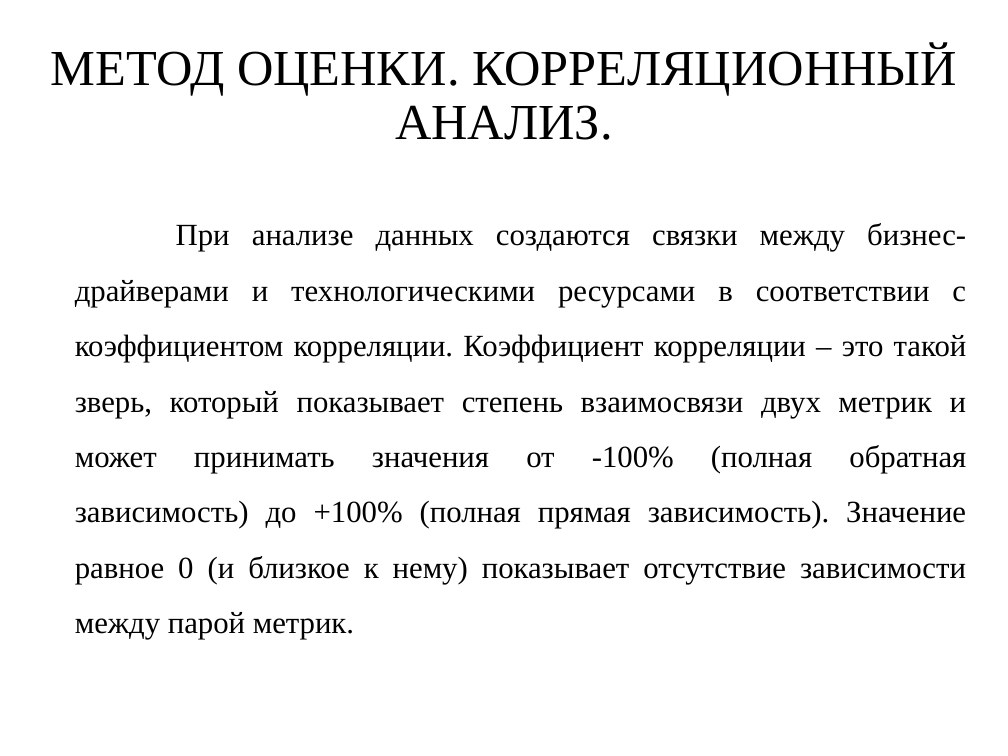
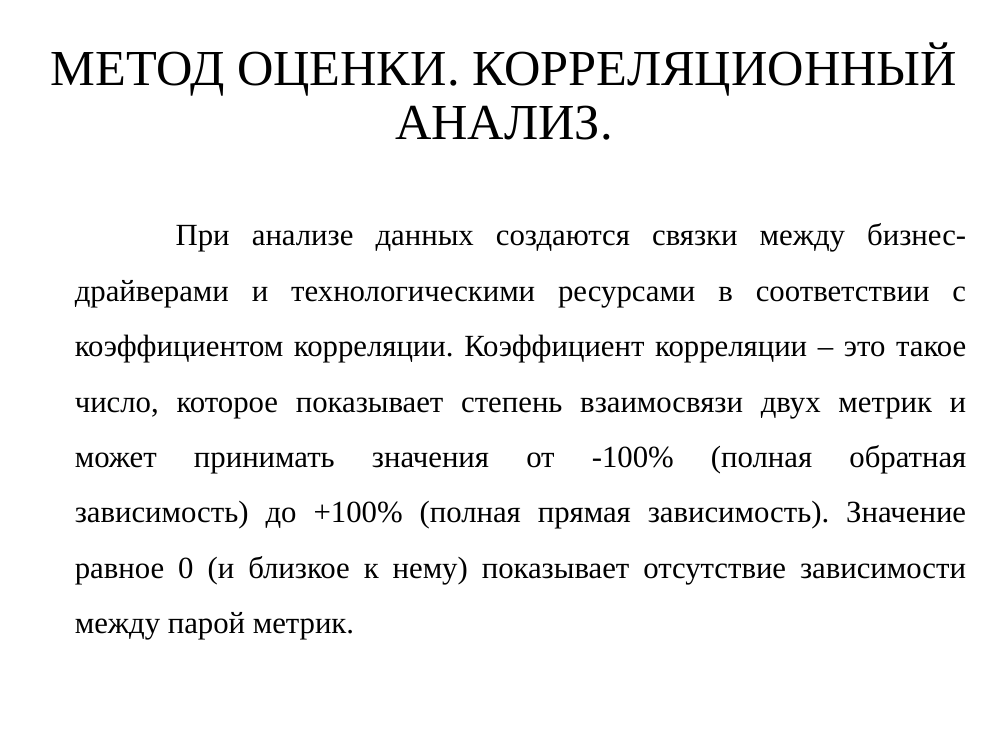
Before and after one commit to RAdKuzur/ASTU, a slide deck: slide 12 of Реферат Морозов/Презентация Реферат Морозов.odp. Drawn at 1008x756 pixels with LibreOffice and Linux fonts; fonts in the diff are those of the drawing; background and template pictures are left out. Boxes give left, top, right and bottom in pixels: in the first picture for what was removed or moved away, otherwise in the second. Text is boxed around its words. In the diff, an @@ line names an element or a change of style, - is before the commit and + after.

```diff
--- a/Реферат Морозов/Презентация Реферат Морозов.odp
+++ b/Реферат Морозов/Презентация Реферат Морозов.odp
@@ text at box(75, 223, 966, 639): text changed @@
-При анализе данных создаются связки между бизнес-драйверами и технологическими ресурсами в соответствии с коэффициентом корреляции. Коэффициент корреляции ‒ это такой зверь, который показывает степень взаимосвязи двух метрик и может принимать значения от -100% (полная обратная зависимость) до +100% (полная прямая зависимость). Значение равное 0 (и близкое к нему) показывает отсутствие зависимости между парой метрик.
+При анализе данных создаются связки между бизнес-драйверами и технологическими ресурсами в соответствии с коэффициентом корреляции. Коэффициент корреляции ‒ это такое число, которое показывает степень взаимосвязи двух метрик и может принимать значения от -100% (полная обратная зависимость) до +100% (полная прямая зависимость). Значение равное 0 (и близкое к нему) показывает отсутствие зависимости между парой метрик.
```
Also in this commit, not shown: 1 other file.
